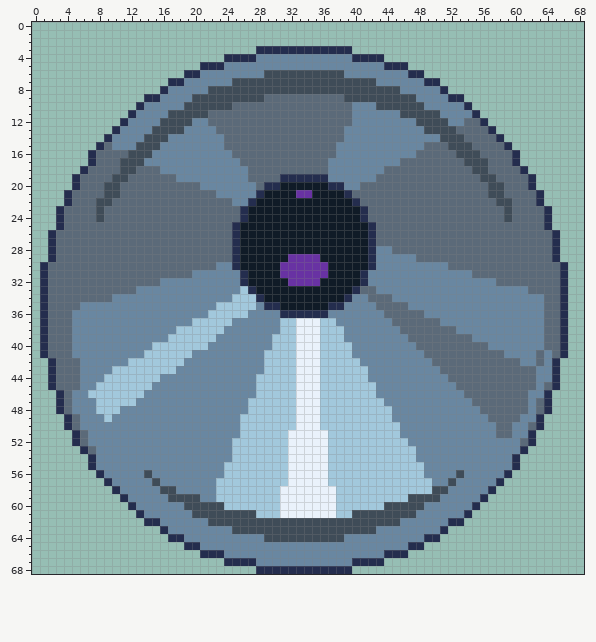
A sprite sheet gets an edit: Game/Actors/Pot/Tapa/tapa_2.png. Above is the file before it was changed.
The file is 69x69 pixels. Colours within 5 levels of each other are drawn and written as one.
Once edited:
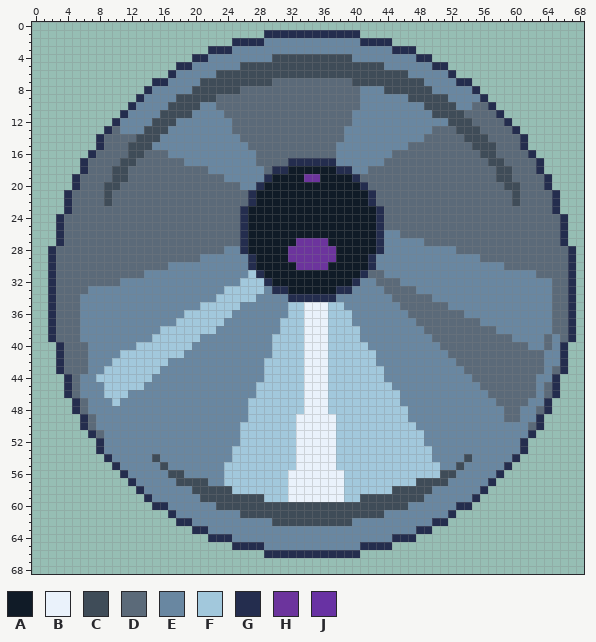
Palette (. is transparent): A #101b27  B #eaf2fb  C #3f4c58  D #5b6a79  E #6987a1  F #a2c8dc  G #242d4e  H #6c349d  J #6832a3
Edits made:
y 1: x 29..40 ............ -> GGGGGGGGGGGG
y 2: x 25..44 .................... -> GGGGEEEEEEEEEEEEGGGG
y 3: x 22..47 ......GGGGGGGGGGGG........ -> GGGEEEEEEEEEEEEEEEEEEEEGGG
y 4: x 20..27 ....GGGG -> GGEEEEEE; x 30..49 EEEEEEEEEEGGGG...... -> CCCCCCCCCCEEEEEEEEGG
y 5: x 18..23 ...GGG -> GGEEEE; x 26..51 EEEEEEEEEEEEEEEEEEGGG..... -> CCCCCCCCCCCCCCCCCCEEEEEEGG
y 6: x 17..20 ..GG -> GEEE; x 23..28 EEEEEE -> CCCCCC; x 39..52 EEEEEEEEGG.... -> CCCCCCCCEEEEEG
y 7: x 15..18 ..GG -> GGEE; x 21..24 EEEE -> CCCC; x 30..39 CCCCCCCCCC -> DDDDDDDDDD; x 43..54 EEEEEEGG.... -> CCCCCCEEEEGG
y 8: x 14..16 ..G -> GEE; x 20..21 EE -> CC; x 26..43 CCCCCCCCCCCCCCCCCC -> DDDDDDDDDDDDDDDEEE; x 46..49 EEEE -> CCCC; x 51..55 G.... -> EEEEG
y 9: x 13..15 .GG -> GEE; x 18..19 EE -> CC; x 23..28 CCCCCC -> DDDDDD; x 39..46 CCCCCCCC -> DDEEEEEE; x 48..56 EEEEGG... -> CCCCEEEEG
y 10: x 12..13 .G -> GE; x 17..18 EE -> CC; x 21..24 CCCC -> EEDD; x 40 E -> D; x 43..52 CCCCCCEEEE -> EEEEEECCCC; x 54..57 G... -> EDDG
y 11: x 11..12 .G -> GE; x 16 E -> C; x 20..23 CCDD -> EEEE; x 46..49 CCCC -> EEEE; x 51..58 EEEEG... -> CCCDDDDG
y 12: x 10..11 .G -> GE; x 15 E -> C; x 18..19 CC -> EE; x 22..24 DDD -> EEE; x 48..54 CCCCEED -> EEEECCC; x 56..59 G... -> DDDG
y 13: x 9..10 .G -> GD; x 14 E -> C; x 17..18 CC -> EE; x 23..24 DD -> EE; x 49..55 CCCCDDD -> EDDDCCC; x 57..60 G... -> DDDG
y 14: x 8..13 .GEEEE -> GDDDDC; x 16 C -> E; x 24..25 DD -> EE; x 49..56 EECCCDDD -> DDDDDCCC; x 58..61 G... -> DDDG
y 15: x 10..12 EEE -> DDC; x 15 C -> E; x 24..26 DDD -> EEE; x 47..48 EE -> DD; x 52..57 CCCDDD -> DDDCCC; x 59..61 G.. -> DDG
y 16: x 14..16 CEE -> DDD; x 25..27 DDD -> EEE; x 45..47 EEE -> DDD; x 53..57 CCCDD -> DDDCC; x 60..62 G.. -> DDG
y 17: x 6..7 .G -> GD; x 13..18 CEEEEE -> DDDDDD; x 26..27 DD -> EE; x 32..37 DDDDDE -> GGGGGG; x 44..45 EE -> DD; x 54..58 CCCDD -> DDDCC; x 60..63 G... -> DDDG
y 18: x 10 D -> C; x 12 C -> D; x 16..21 EEEEEE -> DDDDDD; x 27..28 DD -> EE; x 30..39 DDDDDDDEEE -> GGAAAAAAGG; x 42..43 EE -> DD; x 55..56 CC -> DD; x 58..59 DD -> CC; x 61..63 G.. -> DDG
y 19: x 18..23 EEEEEE -> DDDDDD; x 27..42 DDDDGGGGGGEEEEEE -> EEGAAAAHHAAAAGDD; x 56..59 CCDD -> DDCC; x 62..64 G.. -> DDG
y 20: x 21..25 EEEEE -> DDDDD; x 28..30 DGG -> GAA; x 37..41 GGEED -> AAAAG; x 57..60 CCDD -> DDCC; x 62..64 G.. -> DDG
y 21: x 10 C -> D; x 23..28 EEEEEG -> DDDDGA; x 33..34 JJ -> AA; x 39..42 GDDD -> AAAG; x 57..58 CC -> DD; x 60 D -> C; x 63..65 G.. -> DDG
y 22: x 8 C -> D; x 25..26 EE -> DD; x 40..42 GDD -> AAG; x 58..60 CCD -> DDC; x 63..65 G.. -> DDG
y 23: x 3..4 GD -> .G; x 8 C -> D; x 41..43 GDD -> AAG; x 59 C -> D; x 64..65 G. -> DG
y 24: x 8 C -> D; x 41..43 GDD -> AAG; x 59 C -> D; x 64..66 G.. -> DDG
y 25: x 25..26 GA -> DG; x 42..43 GD -> AG; x 64..66 G.. -> DDG
y 26: x 2..3 GD -> .G; x 25..26 GA -> DG; x 42..45 GDDD -> AGEE; x 65..66 G. -> DG
y 27: x 2..3 GD -> .G; x 25..26 GA -> DG; x 33..36 AAAA -> HHHH; x 42..48 GDDDDDD -> AGEEEEE; x 65..66 G. -> DG
y 28: x 24..26 DGA -> EEG; x 32..37 AAAAAA -> HHHHHH; x 42..43 GE -> AG; x 45..52 DDDDDDDD -> EEEEEEEE; x 65..67 G.. -> DDG
y 29: x 21..27 DDDDGAA -> EEEEEEG; x 32..37 JJJJAA -> HHHHHH; x 48..55 DDDDDDDD -> EEEEEEEE; x 65..67 G.. -> DDG
y 30: x 1..2 GD -> .G; x 17..22 DDDDDD -> EEEEEE; x 25..27 GAA -> EEG; x 31..36 JJJJJJ -> AAHHHH; x 52..58 DDDDDDD -> EEEEEEE; x 66..67 G. -> DG
y 31: x 1..2 GD -> .G; x 14..19 DDDDDD -> EEEEEE; x 26..28 GAA -> EFG; x 31..36 JJJJJJ -> AAAAAA; x 42..43 EE -> DD; x 55..62 DDDDDDDD -> EEEEEEEE; x 66..67 G. -> DG
y 32: x 1..2 GD -> .G; x 11..15 DDDDD -> EEEEE; x 26..29 GAAA -> FFFG; x 32..35 JJJJ -> AAAA; x 40..41 AG -> GE; x 43..45 EEE -> DDD; x 58..64 DDDDDDD -> EEEEEEE; x 66..67 G. -> DG
y 33: x 1..2 GD -> .G; x 7..12 DDDDDD -> EEEEEE; x 24..25 EE -> FF; x 27..31 GAAAA -> FFEGG; x 38..42 AAGDD -> GGEEE; x 44..47 EEEE -> DDDD; x 62..64 DDD -> EEE; x 66..67 G. -> DG
y 34: x 1..2 GD -> .G; x 6..9 DDDD -> EEEE; x 23..24 EE -> FF; x 28..39 GAAAAAAAAAAG -> EEEEGGGGGGEE; x 42..49 DDDEEEEE -> EEEDDDDD; x 64 D -> E; x 66..67 G. -> DG
y 35: x 1..2 GD -> .G; x 21..22 EE -> FF; x 26..27 FF -> EE; x 29..38 GGAAAAAAGG -> EEEFFBBBFF; x 43..45 DDD -> EEE; x 47..51 EEEEE -> DDDDD; x 64 D -> E; x 66..67 G. -> DG
y 36: x 1..2 GD -> .G; x 5 E -> D; x 19..21 EEE -> FFF; x 25..26 FF -> EE; x 31..39 GGGGGGEEE -> EFFBBBFFF; x 44..46 DDD -> EEE; x 49..53 EEEEE -> DDDDD; x 64 D -> E; x 66..67 G. -> DG
y 37: x 1..2 GD -> .G; x 5 E -> D; x 18..19 EE -> FF; x 24 F -> E; x 33 B -> F; x 36 F -> B; x 38..39 EE -> FF; x 45..47 DDD -> EEE; x 51..55 EEEEE -> DDDDD; x 64 D -> E; x 66..67 G. -> DG
y 38: x 1..2 GD -> .G; x 5 E -> D; x 16..17 EE -> FF; x 23 F -> E; x 33 B -> F; x 36 F -> B; x 39..40 EE -> FF; x 46..48 DDD -> EEE; x 53..57 EEEEE -> DDDDD; x 64 D -> E; x 66..67 G. -> DG
y 39: x 1..2 GD -> .G; x 5 E -> D; x 15..16 EE -> FF; x 21..22 FF -> EE; x 33 B -> F; x 36 F -> B; x 39..40 EE -> FF; x 47..49 DDD -> EEE; x 55..59 EEEEE -> DDDDD; x 65..67 DG. -> EDG
y 40: x 1..3 GDD -> ..G; x 5..6 EE -> DD; x 13..14 EE -> FF; x 20..21 FF -> EE; x 33 B -> F; x 36 F -> B; x 40..41 EE -> FF; x 48..50 DDD -> EEE; x 57..61 EEEEE -> DDDDD; x 65 D -> E
y 41: x 1..3 GDD -> ..G; x 5..6 EE -> DD; x 11..13 EEE -> FFF; x 19 F -> E; x 29 F -> E; x 33 B -> F; x 36 F -> B; x 40..42 EEE -> FFF; x 49..51 DDD -> EEE; x 59..62 EEEE -> DDDD; x 65 D -> E
y 42: x 2..3 GD -> .G; x 6 E -> D; x 10..11 EE -> FF; x 17..18 FF -> EE; x 33 B -> F; x 36 F -> B; x 41..42 EE -> FF; x 50..52 DDD -> EEE; x 61..62 EE -> DD; x 65..66 G. -> EG
y 43: x 2..3 GD -> .G; x 6 E -> D; x 9 E -> F; x 16..17 FF -> EE; x 33 B -> F; x 36 F -> B; x 42..43 EE -> FF; x 51..53 DDD -> EEE; x 63 E -> D; x 65..66 G. -> DG
y 44: x 2..4 GDD -> ..G; x 8 E -> F; x 15 F -> E; x 28 F -> E; x 33 B -> F; x 36 F -> B; x 42..43 EE -> FF; x 52..54 DDD -> EEE
y 45: x 2..4 GDD -> ..G; x 8 F -> E; x 14 F -> E; x 33 B -> F; x 36 F -> B; x 43..44 EE -> FF; x 53..55 DDD -> EEE
y 46: x 3..5 GDE -> .GD; x 7..8 FF -> EE; x 12..13 FF -> EE; x 33 B -> F; x 36 F -> B; x 43..45 EEE -> FFF; x 54..56 DDD -> EEE; x 62 E -> D; x 64..65 G. -> DG
y 47: x 3..6 GDEE -> ..GD; x 8..9 FF -> EE; x 11..12 FF -> EE; x 33 B -> F; x 36 F -> B; x 44..45 EE -> FF; x 55..57 DDD -> EEE; x 63 D -> E
y 48: x 3..6 GDEE -> ..GD; x 8..10 FFF -> EEE; x 33 B -> F; x 36 F -> B; x 45..46 EE -> FF; x 56..58 DDD -> EEE; x 61 D -> E
y 49: x 4..7 GDEE -> ..GD; x 9 F -> E; x 26 F -> E; x 36..37 FF -> BB; x 45..46 EE -> FF; x 57..58 DD -> EE
y 50: x 4..7 GDEE -> ..GD; x 36..37 FF -> BB; x 46..47 EE -> FF; x 58..59 DD -> EE
y 51: x 5..8 GDEE -> ..GD; x 32 B -> F; x 37 F -> B; x 46..48 EEE -> FFF; x 58..59 DD -> EE
y 52: x 5..8 GDEE -> ...G; x 25 F -> E; x 32 B -> F; x 37 F -> B; x 47..48 EE -> FF; x 61..62 DG -> G.
y 53: x 6..8 GDE -> ..G; x 32 B -> F; x 37 F -> B; x 48..49 EE -> FF
y 54: x 7..9 GEE -> ..G; x 15 E -> C; x 32 B -> F; x 37 F -> B; x 48..49 EE -> FF; x 54 E -> C
y 55: x 7..10 GEEE -> ...G; x 16 E -> C; x 32 B -> F; x 37 F -> B; x 49..50 EE -> FF; x 53 E -> C; x 59..60 EG -> G.
y 56: x 8..11 GEEE -> ...G; x 14 C -> E; x 17..18 EE -> CC; x 37..38 FF -> BB; x 49..53 EEEEC -> FFCCE; x 58..59 EG -> G.
y 57: x 9..12 GEEE -> ...G; x 15 C -> E; x 18..21 EEEE -> CCCC; x 23 F -> E; x 37..38 FF -> BB; x 48..52 FFEEC -> CCCCE; x 57..58 EG -> G.
y 58: x 10..13 GEEE -> ...G; x 16..17 CC -> EE; x 20..24 EEEFF -> CCCCC; x 31 B -> F; x 38 F -> B; x 45..51 FFFFFCC -> CCCCCEE; x 56..57 EG -> G.
y 59: x 11..14 GEEE -> ...G; x 17..28 CCCCEEFFFFFF -> EEEECCCCCCCC; x 31 B -> F; x 38 F -> B; x 41..46 FFFFFF -> CCCCCC; x 49..50 CC -> EE; x 55..56 EG -> G.
y 60: x 12..16 GEEEE -> ...GG; x 19..22 CCCC -> EEEE; x 24..43 FFFFFFFBBBBBBBFFFFFF -> CCCCCCCCCCCCCCCCCCCC; x 47..48 CC -> EE; x 53..55 EEG -> GG.
y 61: x 13..17 GEEEE -> ....G; x 20..25 CCCCCC -> EEEEEE; x 28..39 FFFBBBBBBBFF -> CCCCCCCCCCCC; x 44..47 CCCC -> EEEE; x 52..54 EEG -> G..
y 62: x 14..19 GGEEEE -> ....GG; x 22..29 CCCCCCCC -> EEEEEEEE; x 40..45 CCCCCC -> EEEEEE; x 50..53 EEGG -> GG..
y 63: x 16..21 GEEEEE -> ....GG; x 25..42 CCCCCCCCCCCCCCCCCC -> EEEEEEEEEEEEEEEEEE; x 48..51 EEEG -> GG..
y 64: x 17..24 GGEEEEEE -> .....GGG; x 29..38 CCCCCCCCCC -> EEEEEEEEEE; x 45..50 EEEEGG -> GGG...
y 65: x 19..28 GGEEEEEEEE -> ......GGGG; x 41..48 EEEEEEGG -> GGGG....
y 66: x 21..46 GGGEEEEEEEEEEEEEEEEEEEEGGG -> ........GGGGGGGGGGGG......
y 67: x 24..43 GGGGEEEEEEEEEEEEGGGG -> ....................
y 68: x 28..39 GGGGGGGGGGGG -> ............
Changed places in both pictures, as pixel boxes (x1, y1, x2, y2):
changed: (40, 30, 576, 574)
